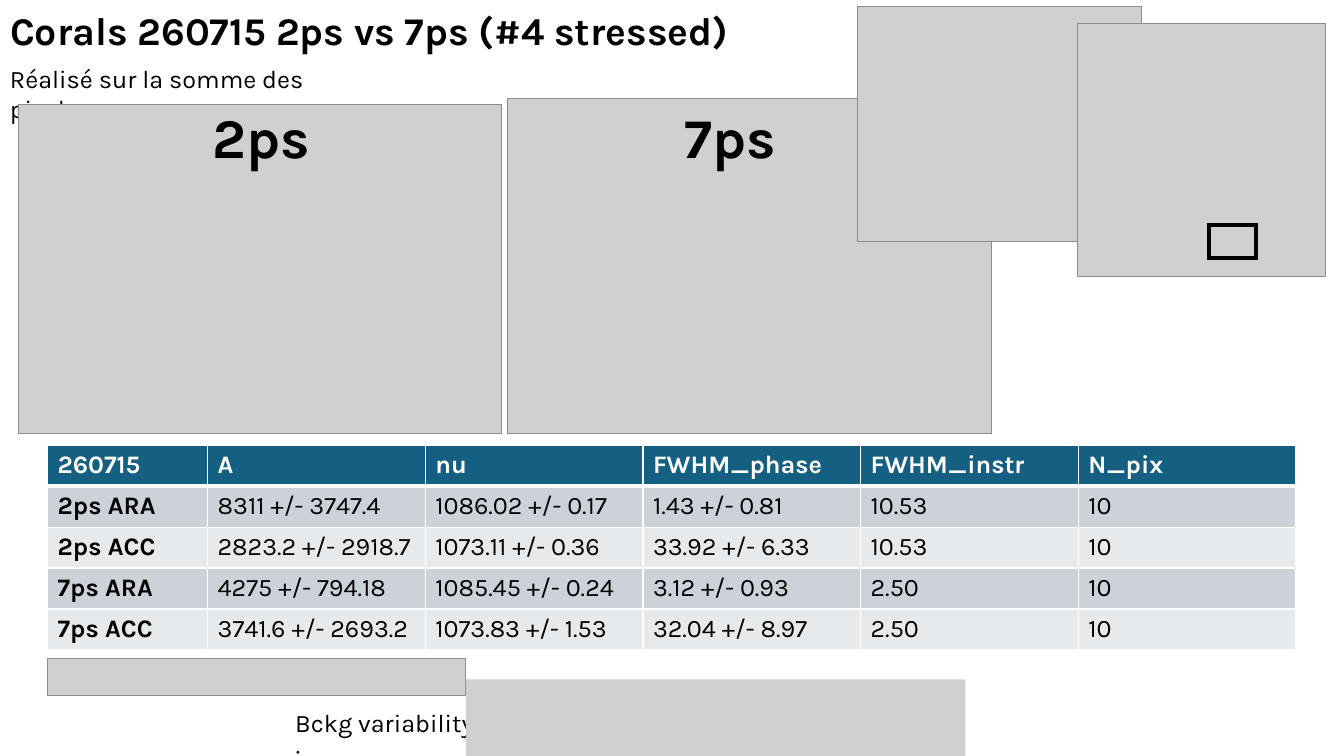
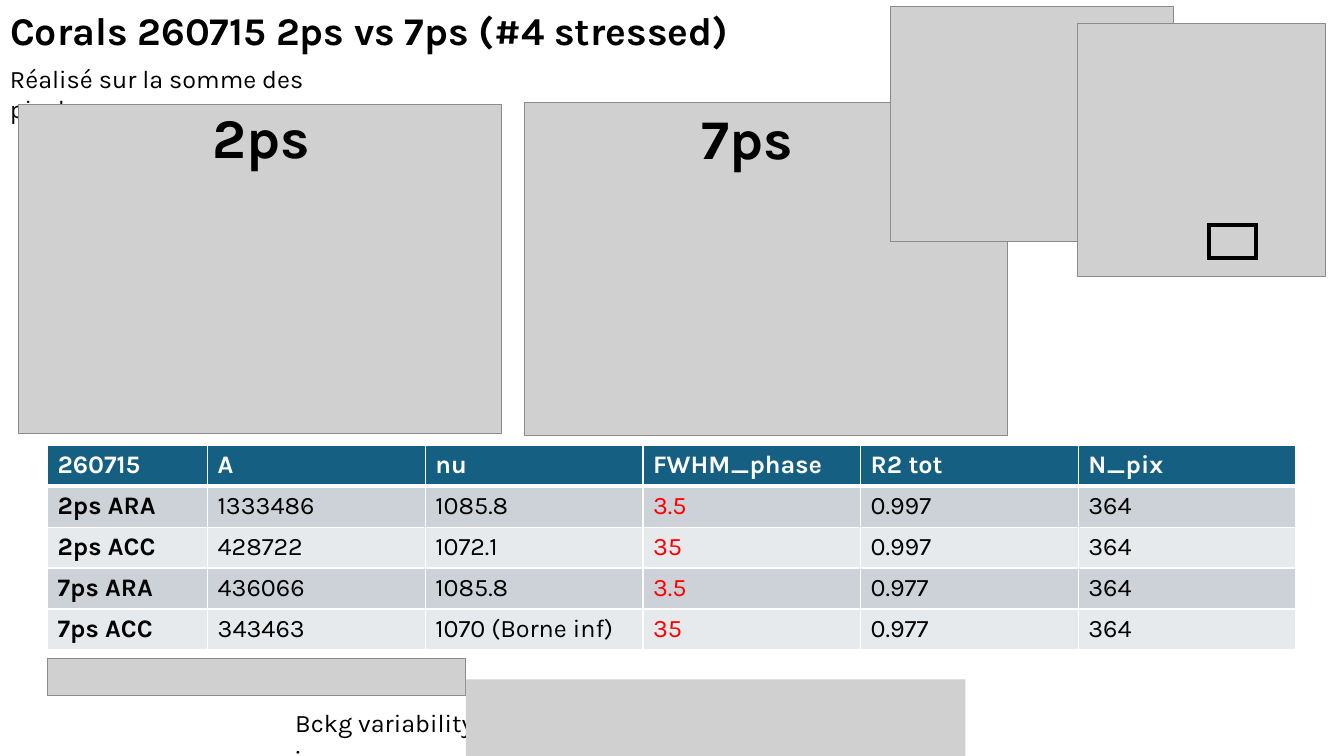
Before and after one commit to sachabuc/SRS_analysis, a slide deck: slide 24 of meetings/reu_291026_figures_papiers.pptx. Drawn at 1344x756 pixels with LibreOffice and Linux fonts; fonts in the diff are those of the drawing; grey boxes stand for pictures. Boxes give left, top, right and bottom in pixels: in the first picture for what was removed or moved away, otherwise in the second. Text is boxed around its words. In the diff, an @@ line names an element or a change of style, - is before the commit and + after.

```diff
--- a/meetings/reu_291026_figures_papiers.pptx
+++ b/meetings/reu_291026_figures_papiers.pptx
@@ picture: place and size @@
-picture at [858,6,1142,241]
+picture at [890,6,1175,241]
@@ picture: place and size @@
-picture at [508,99,992,434]
+picture at [524,103,1008,436]
@@ text "7ps": place and size @@
-text "7ps" at [685,121,776,171]
+text "7ps" at [702,122,793,173]
@@ table at [47,446,1297,650] @@
-row 1, column 5: FWHM_instr
+row 1, column 5: R2 tot
-row 2: 2ps ARA | 8311 +/- 3747.4 | 1086.02 +/- 0.17 | 1.43 +/- 0.81 | 10.53 | 10
+row 2: 2ps ARA | 1333486 | 1085.8 | 3.5 | 0.997 | 364
-row 3: 2ps ACC | 2823.2 +/- 2918.7 | 1073.11 +/- 0.36 | 33.92 +/- 6.33 | 10.53 | 10
+row 3: 2ps ACC | 428722 | 1072.1 | 35 | 0.997 | 364
-row 4: 7ps ARA | 4275 +/- 794.18 | 1085.45 +/- 0.24 | 3.12 +/- 0.93 | 2.50 | 10
+row 4: 7ps ARA | 436066 | 1085.8 | 3.5 | 0.977 | 364
-row 5: 7ps ACC | 3741.6 +/- 2693.2 | 1073.83 +/- 1.53 | 32.04 +/- 8.97 | 2.50 | 10
+row 5: 7ps ACC | 343463 | 1070 (Borne inf) | 35 | 0.977 | 364
```
Also in this commit, not shown: 5 other files.
